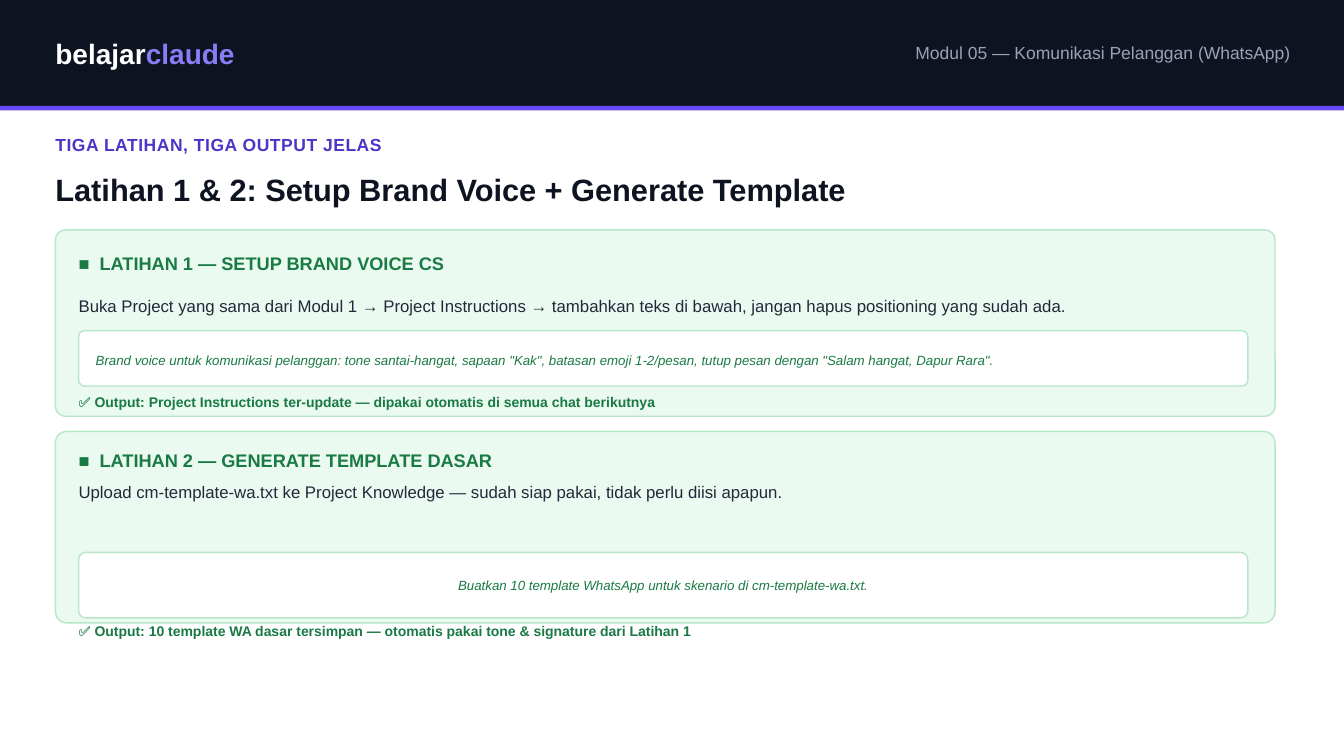
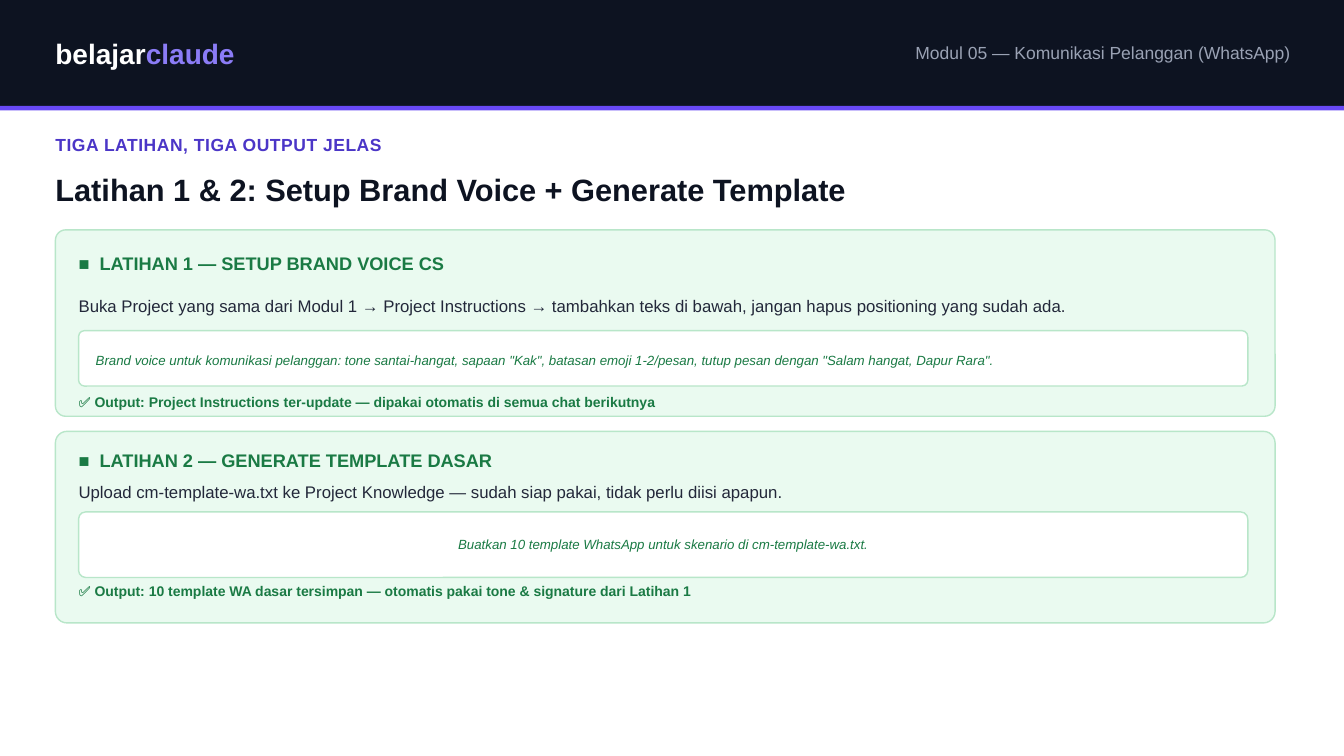
Before and after one commit to juliautomo/belajar-claude, a slide deck: slide 6 of Content-Marketing/M05-Komunikasi-Pelanggan/K3-M05-Komunikasi-Pelanggan.pptx. Drawn at 1344x756 pixels with LibreOffice and Linux fonts; fonts in the diff are those of the drawing. Boxes give left, top, right and bottom in pixels: in the first picture for what was removed or moved away, otherwise in the second. Text is boxed around its words. In the diff, an @@ line names an element or a change of style, - is before the commit and + after.

```diff
--- a/Content-Marketing/M05-Komunikasi-Pelanggan/K3-M05-Komunikasi-Pelanggan.pptx
+++ b/Content-Marketing/M05-Komunikasi-Pelanggan/K3-M05-Komunikasi-Pelanggan.pptx
@@ rounded rectangle "Buatkan 10 template WhatsApp untuk ...": place and size @@
-rounded rectangle "Buatkan 10 template WhatsApp untuk ..." at <box>79,553,1248,618</box>
+rounded rectangle "Buatkan 10 template WhatsApp untuk ..." at <box>79,512,1248,578</box>
@@ text "✅ Output: 10 template WA ...": place and size @@
-text "✅ Output: 10 template WA ..." at <box>95,626,691,639</box>
+text "✅ Output: 10 template WA ..." at <box>95,586,691,599</box>
```
Also in this commit, not shown: 1 other file.
